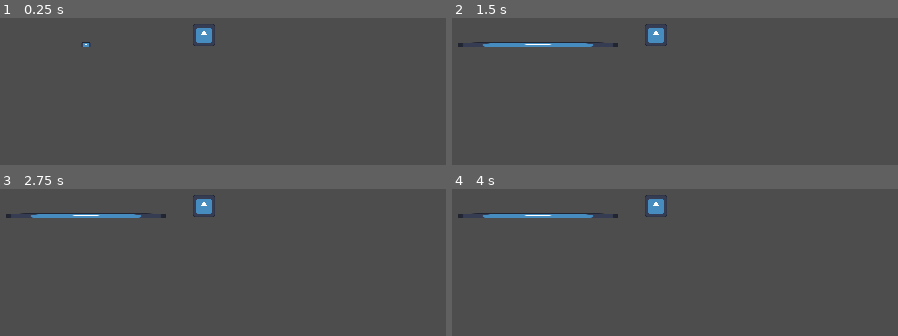
Above: before the commit, frames 1-4 (two rows, left to right).
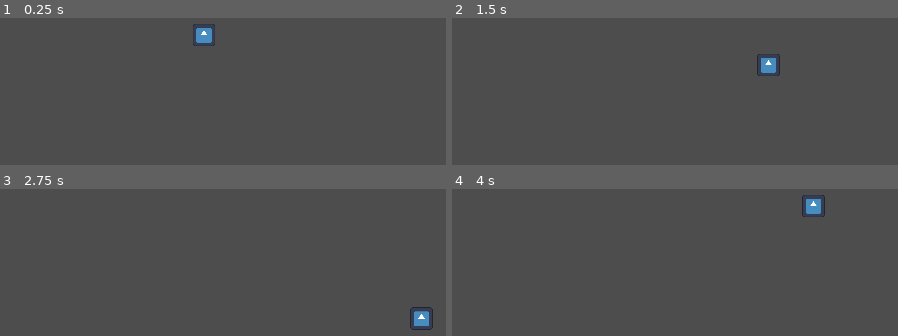
Above: after the commit, the same moments.

Repository: AndrewwAM/Project_KESS
Game: Godot game, scene res://levels/test.tscn
The game is run twice, just before and just after one commit, with the same random seed, the same clock (stepped at 60 frames per second) and the same inputs. Before the commit the project starts from res://entities/world/test.tscn. The engine's default icon, where the game draws it, is replaced by a stand-in: a white triangle on a blue panel in a dark square.
Inputs (mouse positions are in pixels of both pictures, inside the frame that each line leads up to):
- Up to frame 1 (0.25 s): no input
- Up to frame 2 (1.5 s): move the mouse to (786, 60) at 0.52 s; hold D (player_move_right) 0.53-1.28 s; hold Right mouse button (shoot_alt, bound only after the commit) 0.53-1.28 s; click (786, 60) at 0.8 s; move the mouse to (585, 87) at 1.27 s; hold S (player_move_down) from 1.28 s (still down); click (585, 87) at 1.35 s
- Up to frame 3 (2.75 s): right-click (133, 258) at 1.55 s; move the mouse to (outside the picture) at 2.02 s; release S (player_move_down) at 2.03 s; hold D (player_move_right) from 2.03 s (still down); hold Right mouse button (shoot_alt, bound only after the commit) from 2.03 s (still down); click (outside the picture) at 2.3 s
- Up to frame 4 (4 s): move the mouse to (657, 299) at 2.77 s; release D (player_move_right) at 2.78 s; release Right mouse button (shoot_alt, bound only after the commit) at 2.78 s; hold W (player_move_up) 2.78-3.53 s; click (657, 299) at 2.85 s; right-click (657, 299) at 3.05 s; move the mouse to (826, 286) at 3.52 s; hold A (player_move_left) from 3.53 s (still down); hold Right mouse button (shoot_alt, bound only after the commit) from 3.53 s (still down); click (826, 286) at 3.8 s

The runs differ from the first frame. In frame 1, less than 0.1% of the frame differs, in the area x 18-21%, y 16-20%; in frame 2, 1.9%, in the area x 1-74%, y 4-40%; in frame 3, 1.9%; in frame 4, 1.9%.
Error before the commit: Parse Error: Preload file "res://scenes/player/chorro.tscn" does not exist. (res://entities/player/player.gd:5)

Commit message:
prototipo player + chorro

Diff:
--- a/entities/player/chorro.gd
+++ b/entities/player/chorro.gd
@@ -1,19 +1,120 @@
 extends Node2D
 
-const growth_cooldown = 120
+@onready var cone_water_particles: GPUParticles2D = $ConeWaterParticles
+@onready var laser_water_particles: GPUParticles2D = $LaserWaterParticles
+@onready var cone_mode: Node2D = $ConeMode
+@onready var laser_mode: Area2D = $LaserMode
+@onready var laser_hitbox: CollisionShape2D = $LaserMode/LaserHitbox
+@onready var pivot: Node2D = get_parent()
+
+
+enum PressureMode { CONE, LASER }
+var current_mode: PressureMode = PressureMode.CONE
+var is_shooting: bool = false
+var is_switching: bool = false
+var switch_cooldown = 1.0
+
+@export var cone_rotation_speed: float = 6.0
+@export var laser_rotation_speed: float = 6.0
+var current_rotation_speed = cone_rotation_speed
+
+var damage_cone: float = 20.0
+var damage_laser: float = 50.0
+
+enum Modo {Cono, Laser}
+
 # Called when the node enters the scene tree for the first time.
 func _ready() -> void:
-	grow_size()
-	pass # Replace with function body.
+	laser_water_particles.emitting = false
+	stop_shooting()
+	#pass
 
+func _unhandled_input(event: InputEvent) -> void:
+	# Cambiar modo con clic derecho
+	if event.is_action_pressed("shoot_alt"):
+		print("switching")
+		stop_shooting()
+		is_switching = true
+		await get_tree().create_timer(switch_cooldown).timeout
+		print("switched")
+		is_switching=false
+		toggle_mode()
 
-# Called every frame. 'delta' is the elapsed time since the previous frame.
-func _process(delta: float) -> void:
-	pass
+	# Disparar con clic izquierdo (mantener)
+	if event.is_action_pressed("shoot_main") and !is_switching:
+		start_shooting()
+	elif event.is_action_released("shoot_main"):
+		stop_shooting()
 
+func _physics_process(delta: float) -> void:
+	handle_rotation(delta)
 
-func grow_size() -> void:
-	var levels = 5.
-	for level in range(levels):
-		await get_tree().create_timer(0.2).timeout
-		self.scale.x = 2*scale.x
+	if is_shooting:
+		apply_water_damage(delta)
+
+func handle_rotation(delta: float) -> void:
+	var mouse_pos: Vector2 = get_global_mouse_position()
+	var target_angle: float = pivot.global_position.angle_to_point(mouse_pos)
+
+	# Interpolar ??!!!
+	pivot.rotation = lerp_angle(pivot.rotation, target_angle, current_rotation_speed * delta)
+
+func toggle_mode() -> void:
+	if current_mode == PressureMode.CONE:
+		current_rotation_speed = laser_rotation_speed
+		current_mode = PressureMode.LASER
+		# (Opcional) Cambiar a un azul más oscuro para dar feedback visual
+		#cone_water_particles.process_material.color = Color(0.2, 0.4, 1.0)
+	else:
+		current_mode = PressureMode.CONE
+		current_rotation_speed = cone_rotation_speed
+		# Volver al azul claro
+		#cone_water_particles.process_material.color = Color(0.6, 0.9, 1.0)
+
+	# Si cambiamos de arma mientras ya estamos presionando el gatillo, actualizamos las hitboxes
+	if is_shooting:
+		start_shooting()
+
+func start_shooting() -> void:
+	is_shooting = true
+
+	if current_mode == PressureMode.CONE:
+		cone_water_particles.emitting = true
+		set_cone_enabled(true)
+		# En Godot, cambiar colisiones físicas debe hacerse de forma diferida (segura)
+		laser_hitbox.set_deferred("disabled", true)
+	elif current_mode == PressureMode.LASER:
+		laser_water_particles.emitting = true
+		set_cone_enabled(false)
+		laser_hitbox.set_deferred("disabled", false)
+
+func stop_shooting() -> void:
+	is_shooting = false
+	if current_mode == PressureMode.CONE:
+		cone_water_particles.emitting = false
+	else:
+		laser_water_particles.emitting = false
+	set_cone_enabled(false)
+	laser_hitbox.set_deferred("disabled", true)
+
+func set_cone_enabled(enabled: bool) -> void:
+	for ray in cone_mode.get_children():
+		if ray is RayCast2D:
+			ray.enabled = enabled
+
+func apply_water_damage(delta: float) -> void:
+	if current_mode == PressureMode.CONE:
+		var current_damage = damage_cone * delta
+		for ray in cone_mode.get_children():
+			if ray is RayCast2D and ray.is_colliding():
+				var collider = ray.get_collider()
+				if collider and collider.has_method("mojar"):
+					collider.mojar(current_damage)
+
+	elif current_mode == PressureMode.LASER:
+		var current_damage = damage_laser * delta
+		# get_overlapping_bodies obtiene TODOS los enemigos atravesados por el laser
+		var bodies = laser_mode.get_overlapping_bodies()
+		for body in bodies:
+			if body.has_method("mojar"):
+				body.mojar(current_damage)
--- a/entities/player/chorro.tscn
+++ b/entities/player/chorro.tscn
@@ -1,20 +1,65 @@
 [gd_scene format=3 uid="uid://b22exnoxwavq5"]
 
 [ext_resource type="Script" uid="uid://cubttoq83b2ao" path="res://entities/player/chorro.gd" id="1_r32te"]
-[ext_resource type="Texture2D" uid="uid://b3cxabd2gqxm" path="res://icon.svg" id="2_1m1ie"]
 
-[sub_resource type="RectangleShape2D" id="RectangleShape2D_6dimv"]
-size = Vector2(5.5, 5.5)
+[sub_resource type="ParticleProcessMaterial" id="ParticleProcessMaterial_7gq7y"]
+particle_flag_disable_z = true
+emission_shape = 3
+emission_box_extents = Vector3(1, 1, 1)
+spread = 15.0
+initial_velocity_min = 200.0
+initial_velocity_max = 200.0
+gravity = Vector3(0, 0, 0)
+color = Color(0.44705883, 0.7019608, 1, 1)
+collision_mode = 1
+collision_friction = 0.0
+collision_bounce = 0.0
+
+[sub_resource type="ParticleProcessMaterial" id="ParticleProcessMaterial_a6rhb"]
+particle_flag_disable_z = true
+emission_shape = 3
+emission_box_extents = Vector3(1, 5, 1)
+spread = 0.0
+initial_velocity_min = 2000.0
+initial_velocity_max = 2000.0
+gravity = Vector3(0, 0, 0)
+scale_max = 4.0
+color = Color(0.47058824, 1, 1, 1)
+collision_mode = 1
+collision_friction = 0.0
+collision_bounce = 0.0
+
+[sub_resource type="RectangleShape2D" id="RectangleShape2D_7gq7y"]
+size = Vector2(400, 10)
 
 [node name="Chorro" type="Node2D" unique_id=2025990940]
 script = ExtResource("1_r32te")
+laser_rotation_speed = 1.0
 
-[node name="Area2D" type="Area2D" parent="." unique_id=1740558575]
+[node name="ConeWaterParticles" type="GPUParticles2D" parent="." unique_id=1703005110]
+amount = 500
+process_material = SubResource("ParticleProcessMaterial_7gq7y")
 
-[node name="CollisionShape2D" type="CollisionShape2D" parent="Area2D" unique_id=195913015]
-shape = SubResource("RectangleShape2D_6dimv")
+[node name="LaserWaterParticles" type="GPUParticles2D" parent="." unique_id=1269828676]
+emitting = false
+amount = 500
+process_material = SubResource("ParticleProcessMaterial_a6rhb")
 
-[node name="Sprite2D" type="Sprite2D" parent="Area2D/CollisionShape2D" unique_id=1222664571]
-position = Vector2(-3.5527137e-15, 1.2621775e-29)
-scale = Vector2(0.0390625, 0.0390625)
-texture = ExtResource("2_1m1ie")
+[node name="ConeMode" type="Node2D" parent="." unique_id=1939255602]
+
+[node name="RayCenter" type="RayCast2D" parent="ConeMode" unique_id=628851923]
+target_position = Vector2(150, 0)
+
+[node name="RayLeft1" type="RayCast2D" parent="ConeMode" unique_id=1137738126]
+rotation = -0.2617994
+target_position = Vector2(150, 0)
+
+[node name="RayRight1" type="RayCast2D" parent="ConeMode" unique_id=692728766]
+rotation = 0.2617994
+target_position = Vector2(150, 0)
+
+[node name="LaserMode" type="Area2D" parent="." unique_id=195597451]
+
+[node name="LaserHitbox" type="CollisionShape2D" parent="LaserMode" unique_id=1920722050]
+position = Vector2(200, 0)
+shape = SubResource("RectangleShape2D_7gq7y")
--- a/entities/player/player.gd
+++ b/entities/player/player.gd
@@ -2,7 +2,7 @@
 
 const SPEED = 150
 
-var chorro = preload("res://scenes/player/chorro.tscn")
+#var chorro = preload("res://scenes/player/chorro.tscn")
 
 # Called when the node enters the scene tree for the first time.
 func _ready() -> void:
@@ -19,5 +19,5 @@
 	move_and_slide()
 	pass
 
-func shoot() -> void:
-	var new_chorro = chorro.instantiate()
+#func shoot() -> void:
+#	var new_chorro = chorro.instantiate()
--- a/entities/player/player.tscn
+++ b/entities/player/player.tscn
@@ -2,6 +2,7 @@
 
 [ext_resource type="Texture2D" uid="uid://b3cxabd2gqxm" path="res://icon.svg" id="1_8afob"]
 [ext_resource type="Script" uid="uid://dgbvtkj62qp0i" path="res://entities/player/player.gd" id="1_dovo2"]
+[ext_resource type="PackedScene" uid="uid://b22exnoxwavq5" path="res://entities/player/chorro.tscn" id="3_sglur"]
 
 [sub_resource type="RectangleShape2D" id="RectangleShape2D_dovo2"]
 
@@ -12,9 +13,11 @@
 [node name="CollisionShape2D" type="CollisionShape2D" parent="." unique_id=88689275]
 shape = SubResource("RectangleShape2D_dovo2")
 
-[node name="Sprite2D" type="Sprite2D" parent="." unique_id=1452454401]
+[node name="Sprite2D" type="Sprite2D" parent="CollisionShape2D" unique_id=1452454401]
 position = Vector2(0, 1.4901161e-08)
 scale = Vector2(0.17578125, 0.17578125)
 texture = ExtResource("1_8afob")
 
-[node name="Node2D" type="Node2D" parent="." unique_id=1187079156]
+[node name="WeaponPivot" type="Node2D" parent="." unique_id=1187079156]
+
+[node name="Chorro" parent="WeaponPivot" unique_id=2025990940 instance=ExtResource("3_sglur")]
--- a/entities/world/test.tscn
+++ /dev/null
@@ -1,14 +0,0 @@
-[gd_scene format=3 uid="uid://damwgv7rhwr8r"]
-
-[ext_resource type="PackedScene" uid="uid://dyp2utfpvnict" path="res://entities/player/player.tscn" id="1_yokrj"]
-[ext_resource type="PackedScene" uid="uid://b22exnoxwavq5" path="res://entities/player/chorro.tscn" id="2_ujbsv"]
-
-[node name="Test" type="Node2D" unique_id=1862097228]
-
-[node name="Sprite2D" type="Sprite2D" parent="." unique_id=1812524801]
-
-[node name="Player" parent="." unique_id=1786987165 instance=ExtResource("1_yokrj")]
-position = Vector2(215, 96)
-
-[node name="Chorro" parent="." unique_id=2025990940 instance=ExtResource("2_ujbsv")]
-position = Vector2(97, 106)
--- /dev/null
+++ b/levels/test.tscn
@@ -0,0 +1,8 @@
+[gd_scene format=3 uid="uid://damwgv7rhwr8r"]
+
+[ext_resource type="PackedScene" uid="uid://dyp2utfpvnict" path="res://entities/player/player.tscn" id="1_72lju"]
+
+[node name="Test" type="Node2D" unique_id=1862097228]
+
+[node name="Player" parent="." unique_id=1786987165 instance=ExtResource("1_72lju")]
+position = Vector2(215, 96)
--- a/project.godot
+++ b/project.godot
@@ -44,6 +44,16 @@
 "events": [Object(InputEventKey,"resource_local_to_scene":false,"resource_name":"","device":-1,"window_id":0,"alt_press …(192 unchanged characters)…
 ]
 }
+shoot_main={
+"deadzone": 0.2,
+"events": [Object(InputEventMouseButton,"resource_local_to_scene":false,"resource_name":"","device":-1,"window_id":0,"alt_pressed":false,"shift_pressed":false,"ctrl_pressed":false,"meta_pressed":false,"button_mask":1,"position":Vector2(622, 15),"global_position":Vector2(631, 63),"factor":1.0,"button_index":1,"canceled":false,"pressed":true,"double_click":false,"script":null)
+]
+}
+shoot_alt={
+"deadzone": 0.2,
+"events": [Object(InputEventMouseButton,"resource_local_to_scene":false,"resource_name":"","device":-1,"window_id":0,"alt_pressed":false,"shift_pressed":false,"ctrl_pressed":false,"meta_pressed":false,"button_mask":2,"position":Vector2(147, 22),"global_position":Vector2(156, 70),"factor":1.0,"button_index":2,"canceled":false,"pressed":true,"double_click":false,"script":null)
+]
+}
 
 [physics]
 
